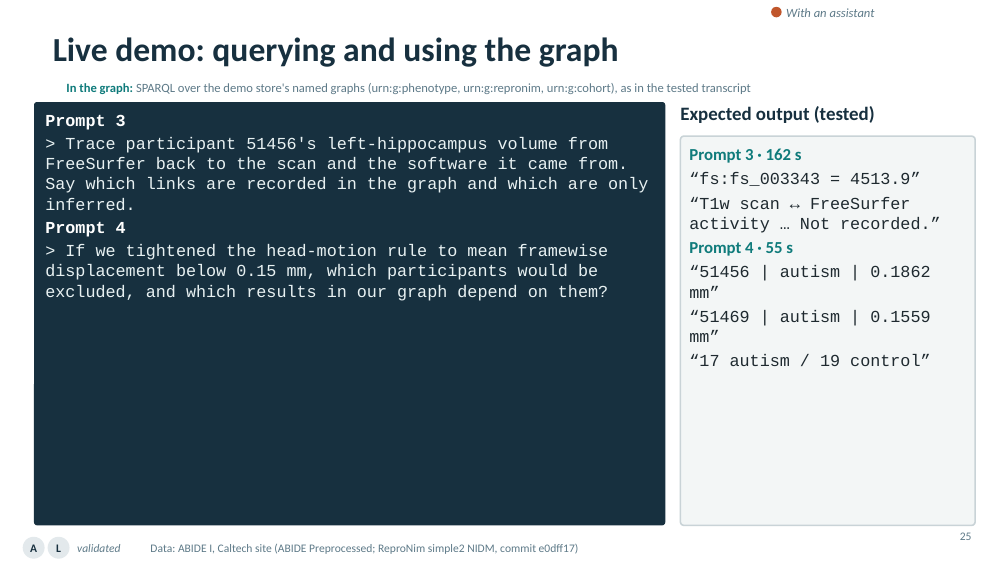
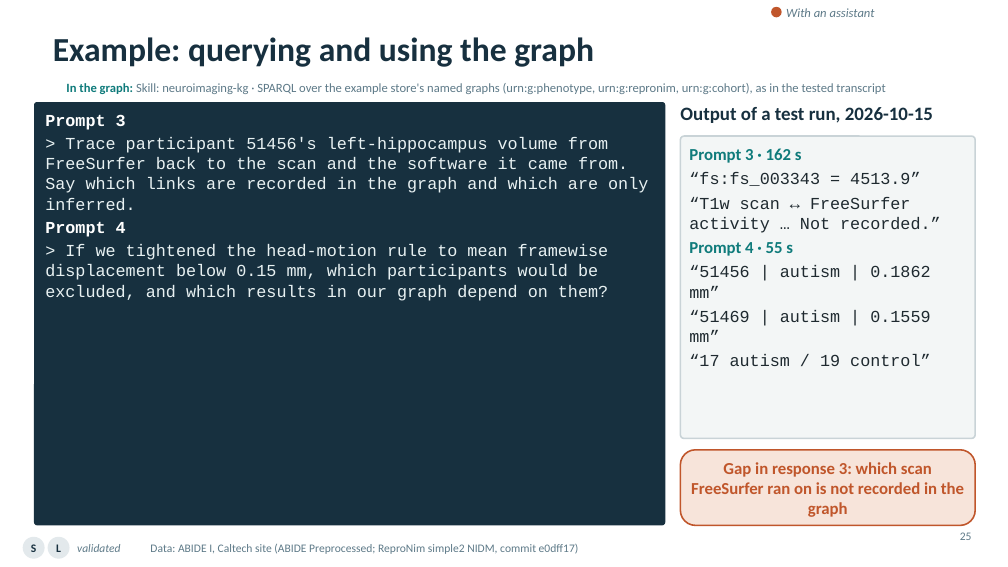
Before and after one commit to ReproNim/llm-workshop-kg, a slide deck: slide 25 of slides/Knowledge_Graphs_Skills_Neuroimaging_v4.pptx. Drawn at 1008x567 pixels with LibreOffice and Linux fonts; fonts in the diff are those of the drawing; background and template pictures are left out. Boxes give left, top, right and bottom in pixels: in the first picture for what was removed or moved away, otherwise in the second. Text is boxed around its words. In the diff, an @@ line names an element or a change of style, - is before the commit and + after.

```diff
--- a/slides/Knowledge_Graphs_Skills_Neuroimaging_v4.pptx
+++ b/slides/Knowledge_Graphs_Skills_Neuroimaging_v4.pptx
@@ title at (53, 37, 594, 67): text changed @@
-Live demo: querying and using the graph
+Example: querying and using the graph
@@ text at (66, 83, 885, 94): text changed @@
-In the graph: SPARQL over the demo store's named graphs (urn:g:phenotype, urn:g:repronim, urn:g:cohort), as in the tested transcript
+In the graph: Skill: neuroimaging-kg · SPARQL over the example store's named graphs (urn:g:phenotype, urn:g:repronim, urn:g:cohort), as in the tested transcript
@@ text at (680, 107, 933, 123): text changed @@
-Expected output (tested)
+Output of a test run, 2026-10-15
@@ rounded rectangle: place and size @@
-rounded rectangle at (681, 136, 975, 526)
+rounded rectangle at (681, 136, 975, 439)
@@ rounded rectangle added at (681, 450, 975, 526), fill #F7E4DA, outline #C0562B 1.5 pt, 16 pt, text #C0562B, bold @@
+Gap in response 3: which scan FreeSurfer ran on is not recorded in the graph
@@ text in ellipse at (31, 544, 36, 552): text changed @@
-A
+S
```
Also in this commit, not shown: 25 other slides changed, 1 slide added, 2 other files.
